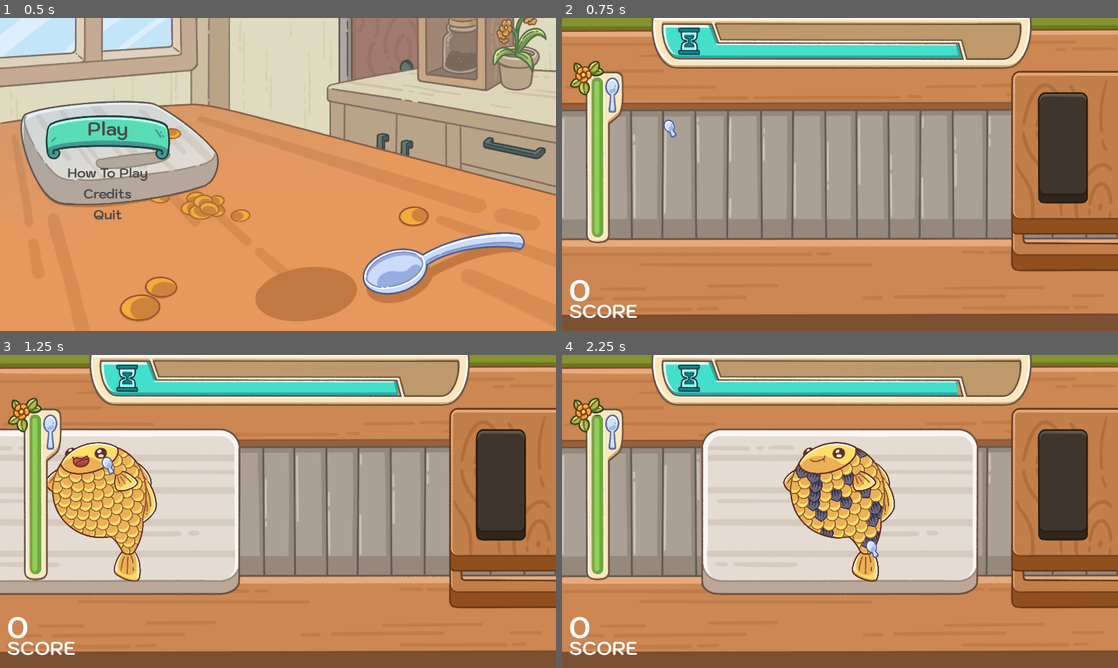
Above: before the commit, frames 1-4 (two rows, left to right).
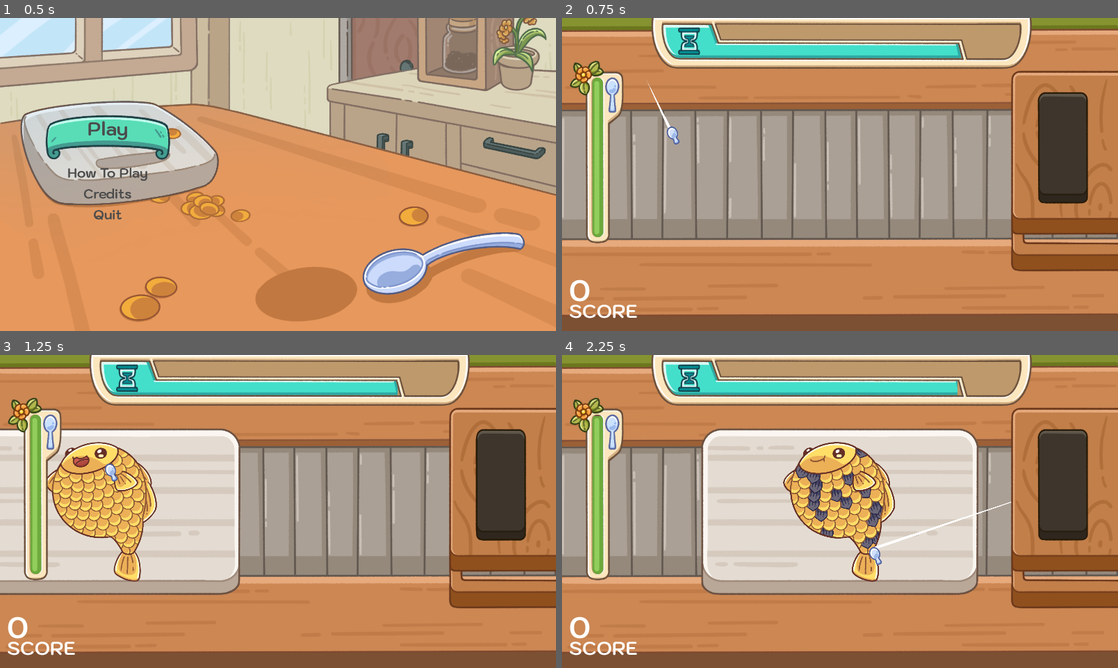
Above: after the commit, the same moments.

Repository: RocKIn0X/gameoff-2023-scale
Game: Godot game, scene res://Scenes/lobby.tscn
Two runs of this game, one before a commit and one after it. Both use one fixed random seed, a clock stepped at 60 frames per second and the inputs below. Sound files missing from this copy of the repository are replaced by a short silence.
Inputs (mouse positions are in pixels of both pictures, inside the frame that each line leads up to):
- Up to frame 1 (0.5 s): no input
- Up to frame 2 (0.75 s): click "Play" at 0.5 s
- Up to frame 3 (1.25 s): no input
- Up to frame 4 (2.25 s): move the mouse to (1062, 483) at 1.27 s; tap Enter at 2 s; move the mouse to (873, 549) at 2.02 s

Frame 1 is identical in both runs. In frame 2, 0.2% of the frame differs, in the area x 15-22%, y 20-41%; in frame 3, 0.1%; in frame 4, 0.3%, in the area x 54-81%, y 46-68%.

Commit message:
Add cursor trail

Diff:
--- a/Scenes/main.tscn
+++ b/Scenes/main.tscn
@@ -6,14 +6,18 @@
 [ext_resource type="PackedScene" uid="uid://cc4sm3t5auifs" path="res://Scenes/sharpness_gauge.tscn" id="3_2vqgb"]
 [ext_resource type="PackedScene" uid="uid://rwnwg37k1ddb" path="res://Scenes/sharpener.tscn" id="4_5txwc"]
 [ext_resource type="PackedScene" uid="uid://b442d4hpgbvm3" path="res://Scenes/Core/TimeAttack.tscn" id="5_is0el"]
+[ext_resource type="PackedScene" uid="uid://c0rlm0qh78tmx" path="res://Scenes/Effects/trail_effect.tscn" id="6_d8mce"]
 [ext_resource type="PackedScene" uid="uid://dr7afkbv7y5iq" path="res://Scenes/Core/score.tscn" id="7_iv48o"]
-[ext_resource type="PackedScene" path="res://Scenes/fever_overlay.tscn" id="9_dmdta"]
+[ext_resource type="PackedScene" uid="uid://c0w72qehlbb8r" path="res://Scenes/fever_overlay.tscn" id="9_dmdta"]
 
 [node name="Main" type="Node2D"]
 
 [node name="Background" parent="." instance=ExtResource("1_vmvh4")]
 
 [node name="FishOrder" parent="." instance=ExtResource("2_q3y52")]
+
+[node name="TrailEffect" parent="." node_paths=PackedStringArray("tracked_object") instance=ExtResource("6_d8mce")]
+tracked_object = NodePath("../ScaleRemover")
 
 [node name="SharpnessGauge" parent="." instance=ExtResource("3_2vqgb")]
 position = Vector2(125, 464)
--- a/Scenes/scale_remover.tscn
+++ b/Scenes/scale_remover.tscn
@@ -13,9 +13,10 @@
 broken = ExtResource("3_8dra4")
 
 [node name="CollisionShape2D" type="CollisionShape2D" parent="."]
-position = Vector2(4.76837e-07, 0)
+position = Vector2(11, 24)
 scale = Vector2(3, 3)
 shape = SubResource("RectangleShape2D_2igi5")
 
 [node name="Sprite2D" type="Sprite2D" parent="."]
+position = Vector2(11, 24)
 texture = ExtResource("2_nc1qf")
--- a/Scripts/effects/trail_effect.gd
+++ b/Scripts/effects/trail_effect.gd
@@ -26,7 +26,17 @@
 func _ready():
 	reparent(get_tree().root, false)
 	global_position = Vector2.ZERO
-	if VarManager.get_data(Varkey.B_IS_FEVER):
+	VarManager.on_data_changed.connect(_on_var_changed)
+	_on_fever_changed(VarManager.get_data(Varkey.B_IS_FEVER))
+
+
+func _on_var_changed(path: String, new_val, old_val):
+	if path == Varkey.B_IS_FEVER:
+		_on_fever_changed(new_val)
+
+
+func _on_fever_changed(new_fever: bool):
+	if new_fever:
 		gradient = fever_gradiant
 	else:
 		gradient = normal_gradiant
Not shown: 1 places in Scenes/main.tscn that only renumber resources
